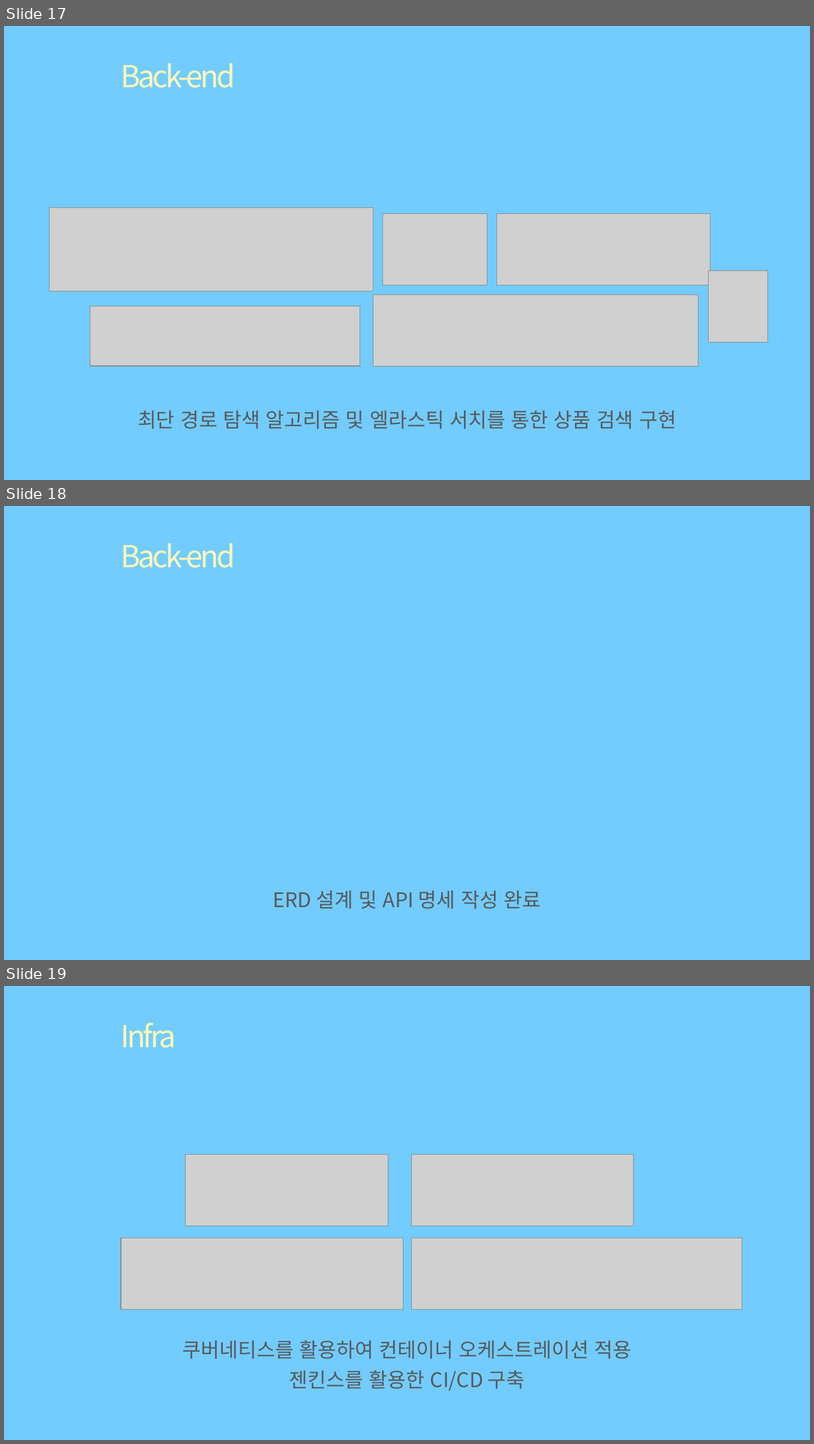
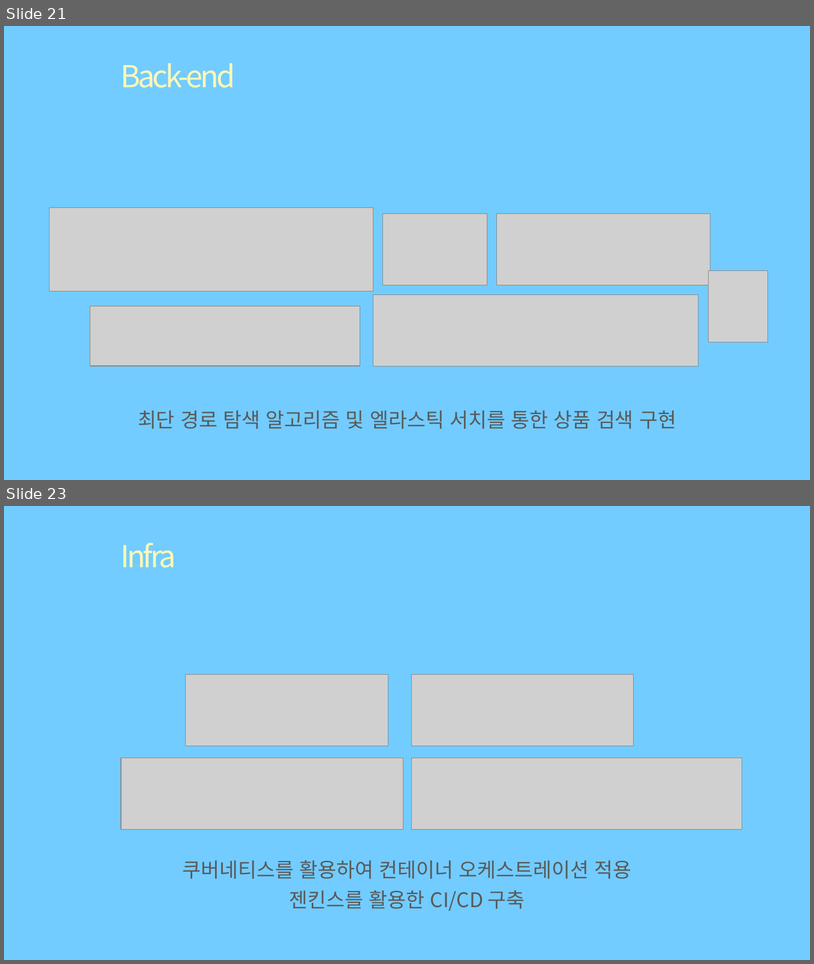
Before and after one commit to eunbicho/mmARt, a slide deck: A405최종발표.pptx. Shown one above the other, each under a label of ours: slides 17, 18 and 19 before the commit, slides 21 and 23 after it; the slides between them are not shown. The pictures are 814x1444 and 814x964 pixels, drawn with LibreOffice and Linux fonts; fonts in the diff are those of the drawing; grey boxes stand for pictures; background and template pictures are left out. Boxes give left, top, right and bottom in pixels: in the first picture for what was removed or moved away, otherwise in the second. Text is boxed around its words. In the diff, an @@ line names an element or a change of style, - is before the commit and + after.

```diff
--- a/A405최종발표.pptx
+++ b/A405최종발표.pptx
@@ slide 18 removed at <box>4,506,810,960</box>, background #72CCFF @@
@@ title removed at <box>121,543,236,568</box> @@
-Back-end
@@ text removed at <box>273,890,541,909</box> @@
-ERD 설계 및 API 명세 작성 완료
@@ what was slide 17 is now slide 21 @@
@@ what was slide 19 is now slide 23 @@
```
Also in this commit, not shown: 6 slides changed, 5 slides added, 2 other slides removed.
